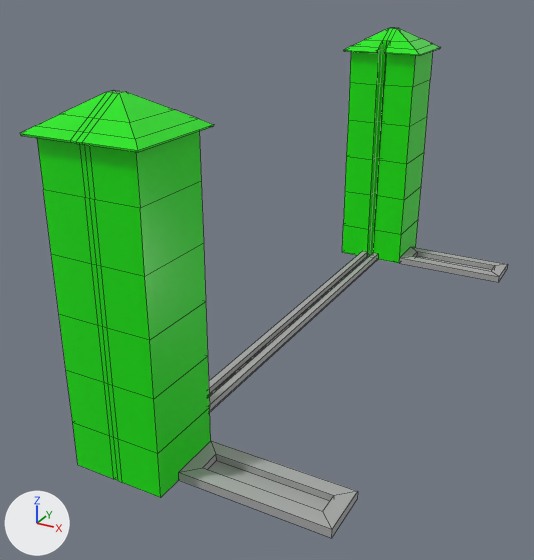
Renders of the FBX model Assets/Art/Environment/Decoration/Gate/Towers.fbx from each side of a commit.
Camera for both pictures: a camera (50 mm lens) standing at (7.07, -14.14, 8.12) and looking at (0.06, -1.4, 1.75). Arrows for +X, +Y and +Z are at lower left; the lights stay in place. Mesh edges are drawn as thin lines. Where no turn or scale is listed for an object, it has been applied to the vertices.

In view in the first picture: 'Pillars1'.
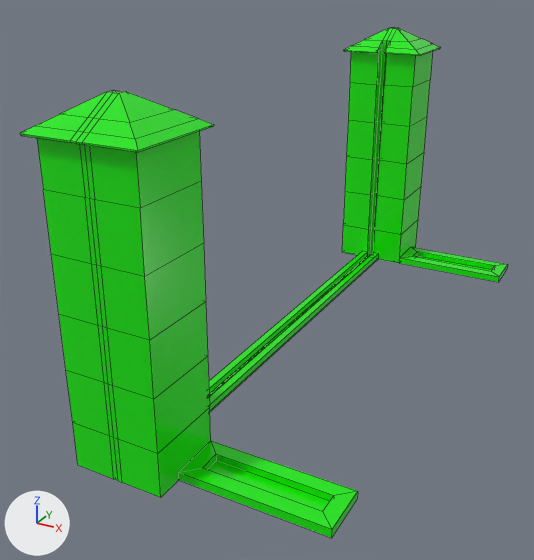
The change, as a list of edits to the scene's bpy script:
```text
Change me_mesh:
    where me_mesh.from_pydata(...)  # 318 vertices, 308 faces; spans x -1.05..3.71, y -6.66..6.66, z 0.0..6.33
    used by ob_pillars1; location = (0.0, 0.0, 0.0)
    me_mesh part 1: all 48 faces that had it switch from mat_standardsurface1 (grey #aaaaaa) to mat_pillarsgate (green #13e700)
```

Boxes [x1, y1, x2, y2] around the edits, measured in the pictures (534 x 560 px):
part 1 of me_mesh, recoloured (grey to green)
    both: [179, 247, 508, 538]
